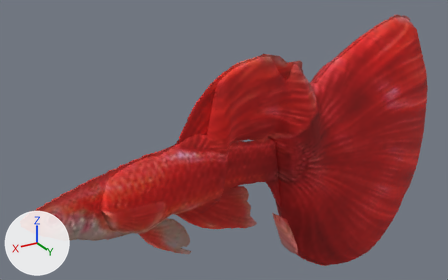
Renders of the glTF model public/aqua/models/fish/fullred_guppy.glb from each side of a commit.
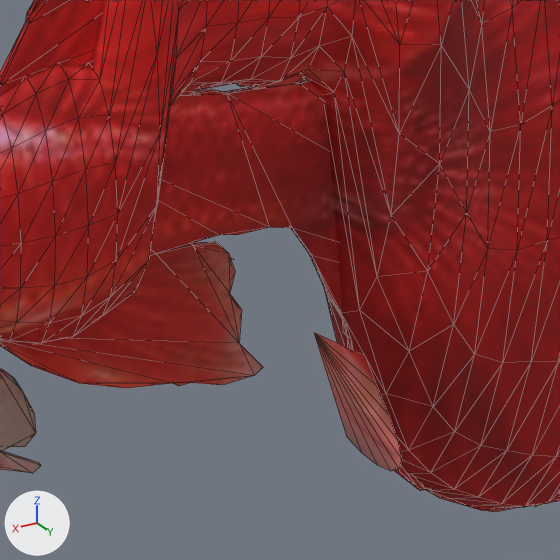
There are two pictures of each version: one whole from a 50 mm lens placed at (2470.69, 2.013, 38.863), pointed at (2469.407, -0.127, 37.794), one close up on the part from 40% to 77% of the width and 41% to 100% of the height. The lights are fixed; the arrows at lower left show +X, +Y and +Z. The first two pictures are the older version. The close-ups show mesh edges as thin lines. Vertices at exactly the same position are counted once.

In view in the first close-up: 'fullred_guppy'.
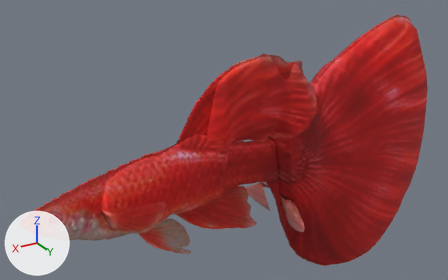
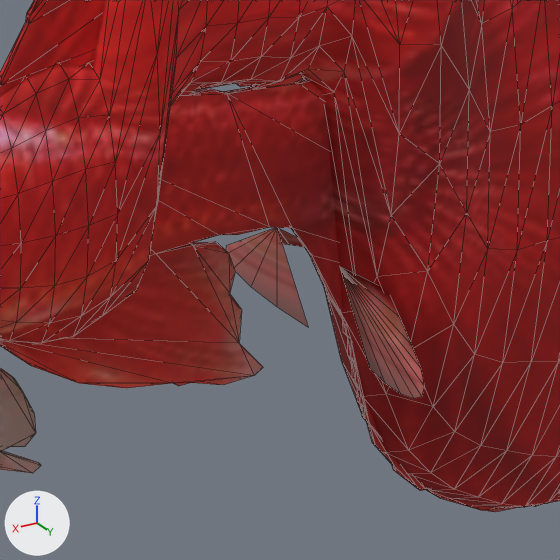
Changed parts and their boxes (x1, y1, x2, y2) in the close-ups (560 x 560 px; the box of a moved part takes in the faces that stretch with it):
part 1 of me_fullred_guppy, moved or reshaped: before (314, 333, 401, 471); after (339, 266, 424, 399)
part 2 of me_fullred_guppy, moved or reshaped (not visible before): after (226, 228, 308, 327)

Diff of the bpy script that builds the scene:
```diff
--- a/public/aqua/models/fish/fullred_guppy.glb.py
+++ b/public/aqua/models/fish/fullred_guppy.glb.py
@@ me_fullred_guppy @@
 # used by ob_fullred_guppy; location = (0.0, 0.0, 0.0)
-me_fullred_guppy.from_pydata(...)  # 1080 vertices, 2134 faces; spans x 2468.32..2470.33, y -0.31..0.31, z 37.01..38.27
+me_fullred_guppy.from_pydata(...)  # 1080 vertices, 2134 faces; spans x 2468.32..2470.33, y -0.23..0.23, z 37.01..38.27
+# me_fullred_guppy part 1: the loose piece of 11 vertices spanning x 2469.26..2469.34, y 0.15..0.31, z 37.37..37.55 is moved by (-0.09, -0.08, 0.03)
+# me_fullred_guppy part 2: the loose piece of 11 vertices spanning x 2469.26..2469.34, y -0.31..-0.15, z 37.37..37.55 is moved by (-0.1, 0.08, 0.02)
 me_fullred_guppy.materials.append(mat_painted_pbr_atlas)
```
